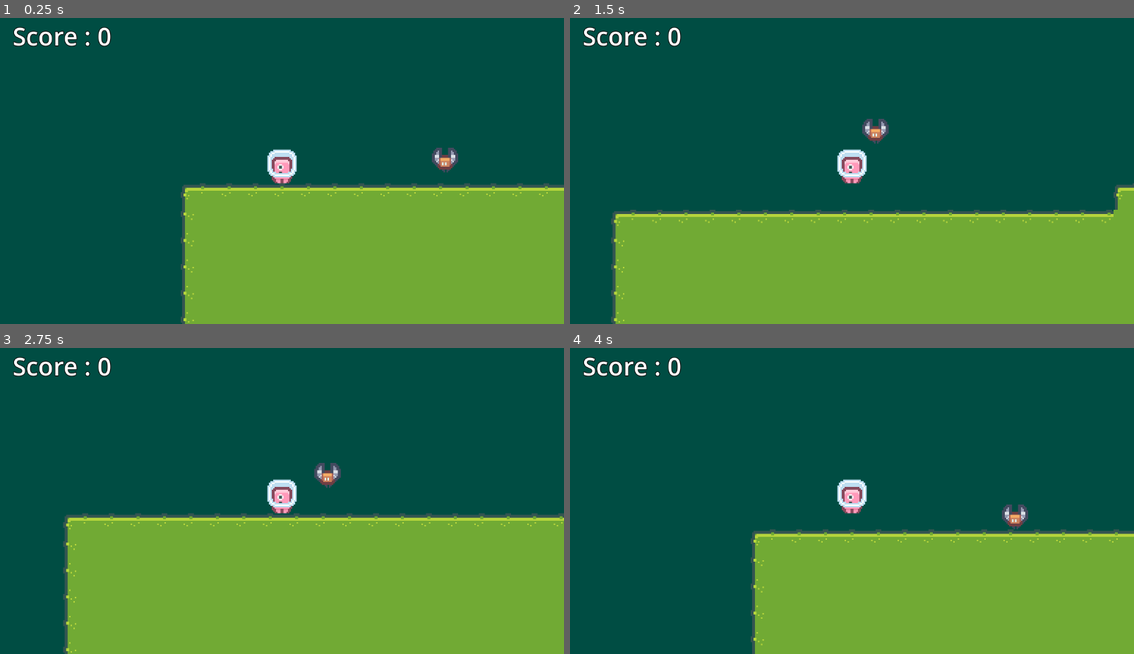
Above: before the commit, frames 1-4 (two rows, left to right).
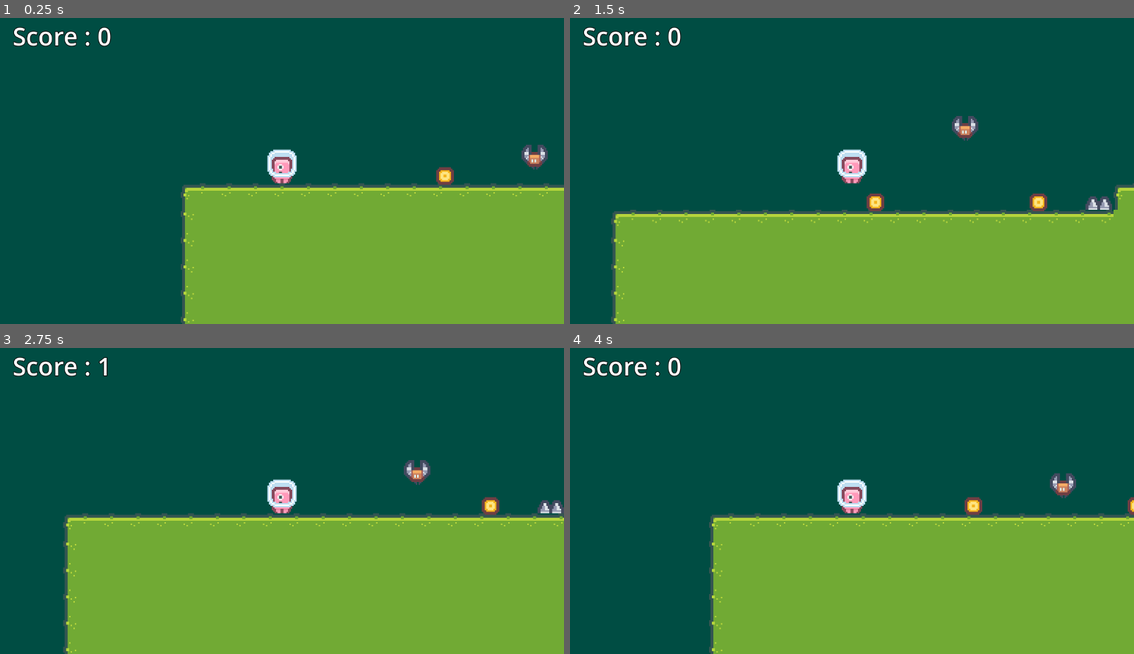
Above: after the commit, the same moments.

Repository: RetroRabiul/Platformer2D
Game: Godot game, scene res://scenes/level2.tscn
Two runs of this game, one before a commit and one after it. Both use one fixed random seed, a clock stepped at 60 frames per second and the inputs below. This scene is started directly instead of the project's main scene.
Inputs:
- Up to frame 1 (0.25 s): no input
- Up to frame 2 (1.5 s): hold Right from 0.53 s (still down); tap Space at 0.77 s
- Up to frame 3 (2.75 s): tap Space at 1.52 s; release Right at 2.03 s; hold Left from 2.03 s (still down)
- Up to frame 4 (4 s): release Left at 2.78 s; hold Right from 2.78 s (still down); tap Space at 3.02, 3.77 s

The runs differ from the first frame. In frame 1, 0.7% of the frame differs, in the area x 76-98%, y 41-55%; in frame 2, 1.0%; in frame 3, 1.0%; in frame 4, 9.1%, in the area x 24-100%, y 41-100%.

Commit message:
2 Levels

Diff:
--- a/scenes/level2.tscn
+++ b/scenes/level2.tscn
@@ -1,9 +1,11 @@
-[gd_scene load_steps=7 format=3 uid="uid://dvs4rq88jirmj"]
+[gd_scene load_steps=9 format=3 uid="uid://dvs4rq88jirmj"]
 
 [ext_resource type="Texture2D" uid="uid://biwond464pw3f" path="res://Sprites/Tiles/tiles_packed.png" id="1_bknmt"]
 [ext_resource type="PackedScene" uid="uid://dxay3ypgbkopj" path="res://scenes/player.tscn" id="2_fte0j"]
 [ext_resource type="PackedScene" uid="uid://cyri6gs3mfoo1" path="res://scenes/enemy.tscn" id="3_2chos"]
 [ext_resource type="PackedScene" uid="uid://b434o2v334jlk" path="res://scenes/end_flag.tscn" id="4_mv6qj"]
+[ext_resource type="PackedScene" uid="uid://dldurq8f62k8b" path="res://scenes/coin.tscn" id="5_v4skx"]
+[ext_resource type="PackedScene" uid="uid://iifkl3ncdkmy" path="res://scenes/spikes.tscn" id="6_tvcm6"]
 
 [sub_resource type="TileSetAtlasSource" id="TileSetAtlasSource_rp8wc"]
 texture = ExtResource("1_bknmt")
@@ -648,10 +650,31 @@
 position = Vector2(-21, -11)
 
 [node name="Enemy2" parent="." instance=ExtResource("3_2chos")]
-position = Vector2(90, -9)
+position = Vector2(151, -11)
 
 [node name="Enemy" parent="." instance=ExtResource("3_2chos")]
 position = Vector2(442, -47)
 
 [node name="EndFlag" parent="." instance=ExtResource("4_mv6qj")]
 position = Vector2(670, -169)
+
+[node name="Enemy3" parent="." instance=ExtResource("3_2chos")]
+position = Vector2(421, -93)
+
+[node name="Coin" parent="." instance=ExtResource("5_v4skx")]
+position = Vector2(90, -10)
+
+[node name="Coin2" parent="." instance=ExtResource("5_v4skx")]
+position = Vector2(201, -10)
+
+[node name="Spikes" parent="." instance=ExtResource("6_tvcm6")]
+position = Vector2(242, -9)
+
+[node name="Spikes2" parent="." instance=ExtResource("6_tvcm6")]
+position = Vector2(296, -27)
+
+[node name="Spikes3" parent="." instance=ExtResource("6_tvcm6")]
+position = Vector2(524, -43)
+
+[node name="Spikes4" parent="." instance=ExtResource("6_tvcm6")]
+position = Vector2(545, -43)
